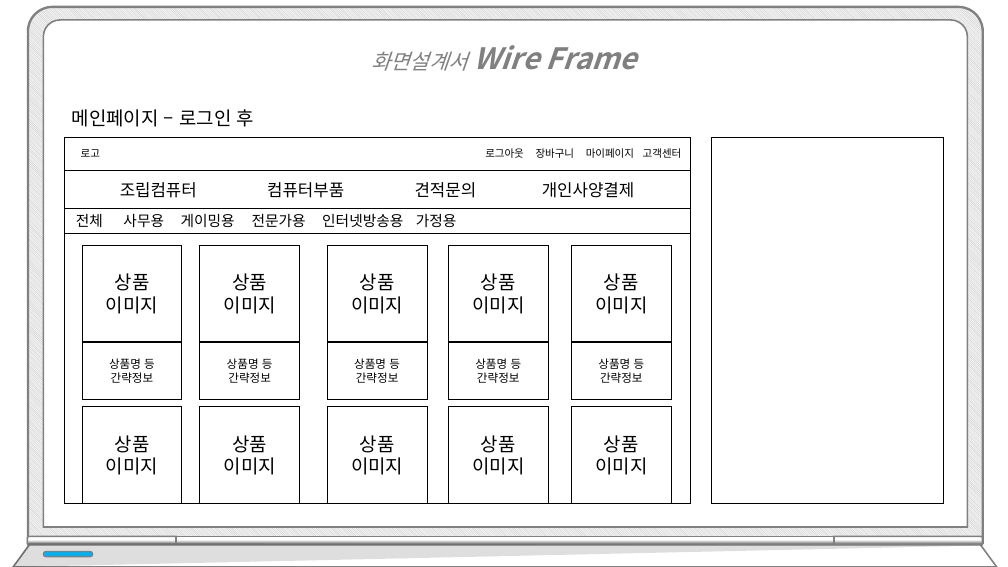
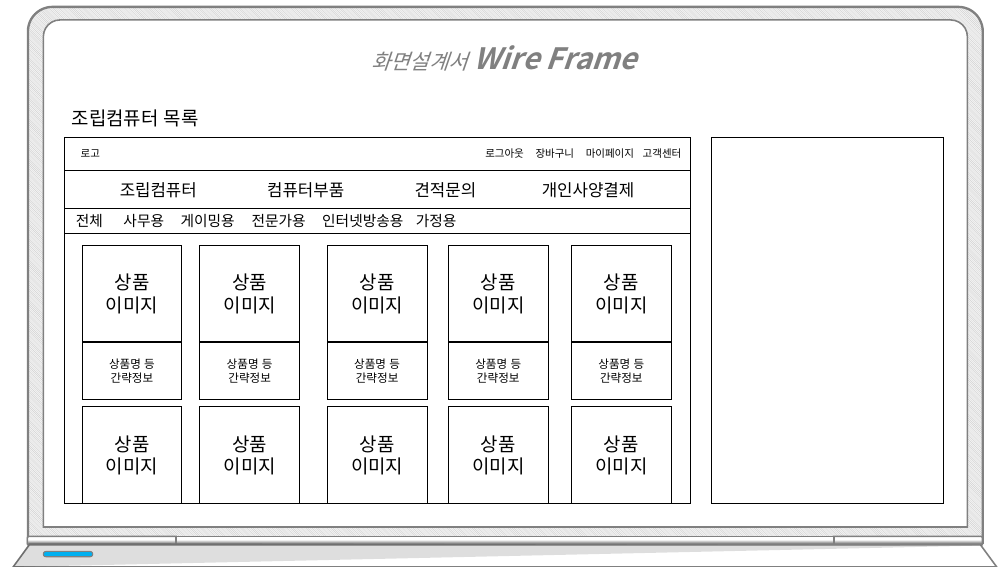
Before and after one commit to hhsw07/ezen-academy-projects, a slide deck: slide 22 of WebContent/발표/프로젝트5.pptx. Drawn at 1008x567 pixels with LibreOffice and Linux fonts; fonts in the diff are those of the drawing. Boxes give left, top, right and bottom in pixels: in the first picture for what was removed or moved away, otherwise in the second. Text is boxed around its words. In the diff, an @@ line names an element or a change of style, - is before the commit and + after.

```diff
--- a/WebContent/발표/프로젝트5.pptx
+++ b/WebContent/발표/프로젝트5.pptx
@@ text at bbox=[72, 109, 199, 127]: text changed @@
-메인페이지 – 로그인 후
+조립컴퓨터 목록
```
Also in this commit, not shown: 3 other slides changed, 5 slides added, 1 other file.
